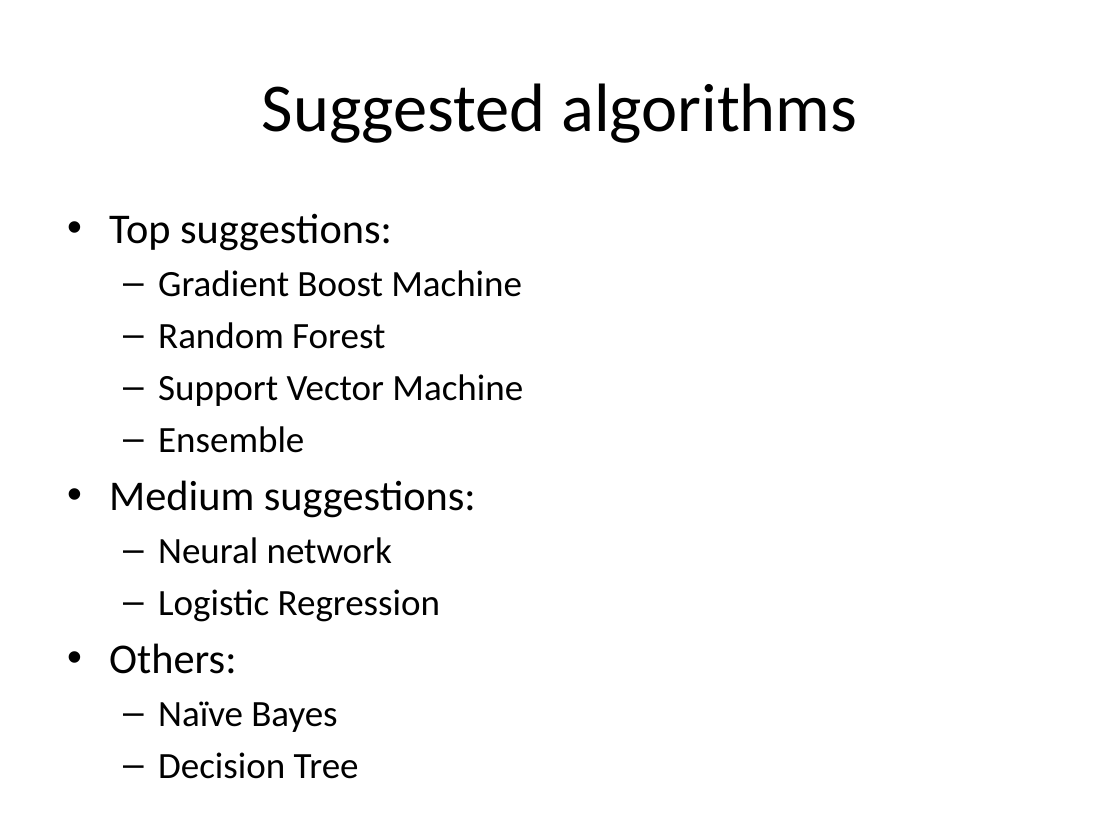
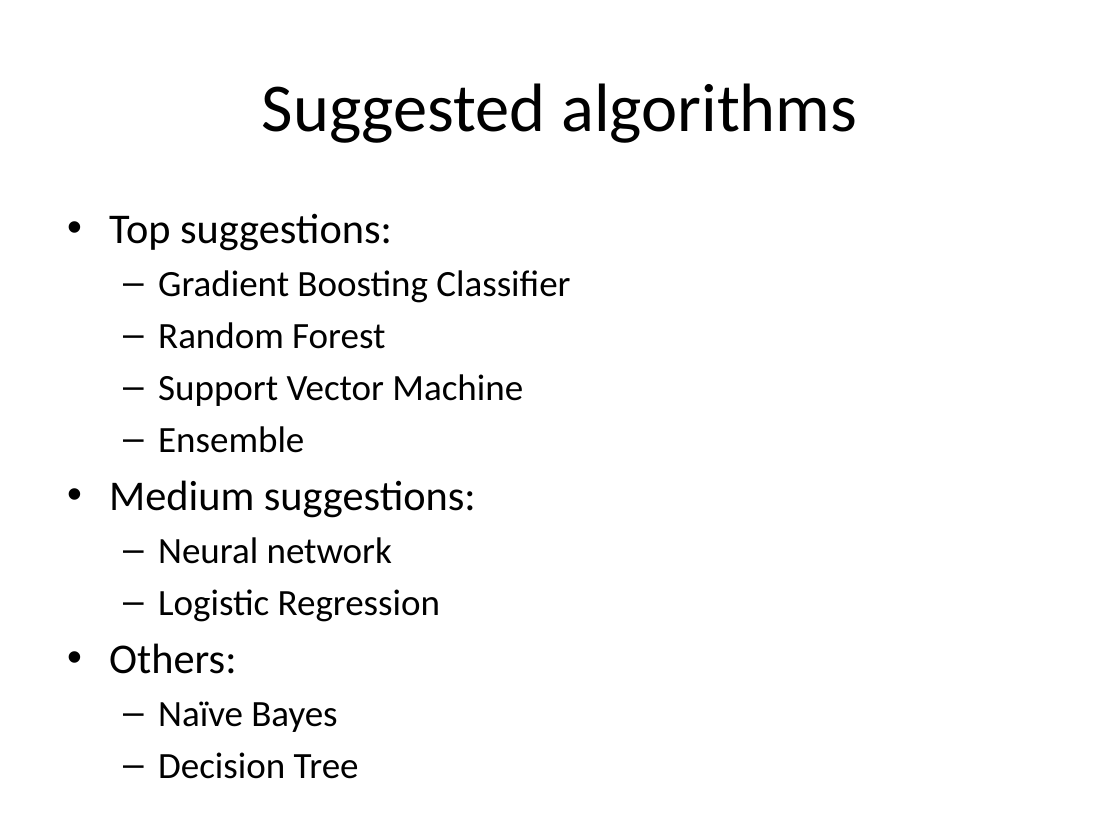
Before and after one commit to DEX-Company/DEXTRA_SourceCodes, a slide deck: slide 10 of LogLoss/LogLossForMindef.pptx. Drawn at 1120x840 pixels with LibreOffice and Linux fonts; fonts in the diff are those of the drawing. Boxes give left, top, right and bottom in pixels: in the first picture for what was removed or moved away, otherwise in the second. Text is boxed around its words. In the diff, an @@ line names an element or a change of style, - is before the commit and + after.

```diff
--- a/LogLoss/LogLossForMindef.pptx
+++ b/LogLoss/LogLossForMindef.pptx
@@ text at (158,270,570,303): text changed @@
-  – Gradient Boost Machine
+  – Gradient Boosting Classifier
```
Also in this commit, not shown: 4 other slides changed, 1 slide added, 1 slide removed.
